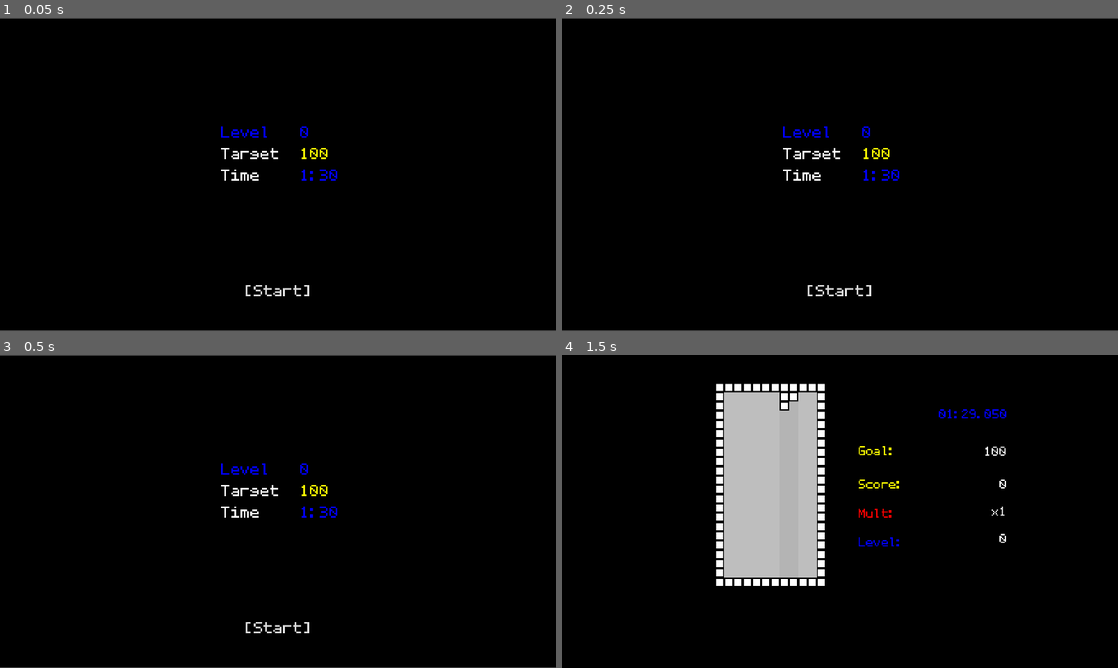
Above: before the commit, frames 1-4 (two rows, left to right).
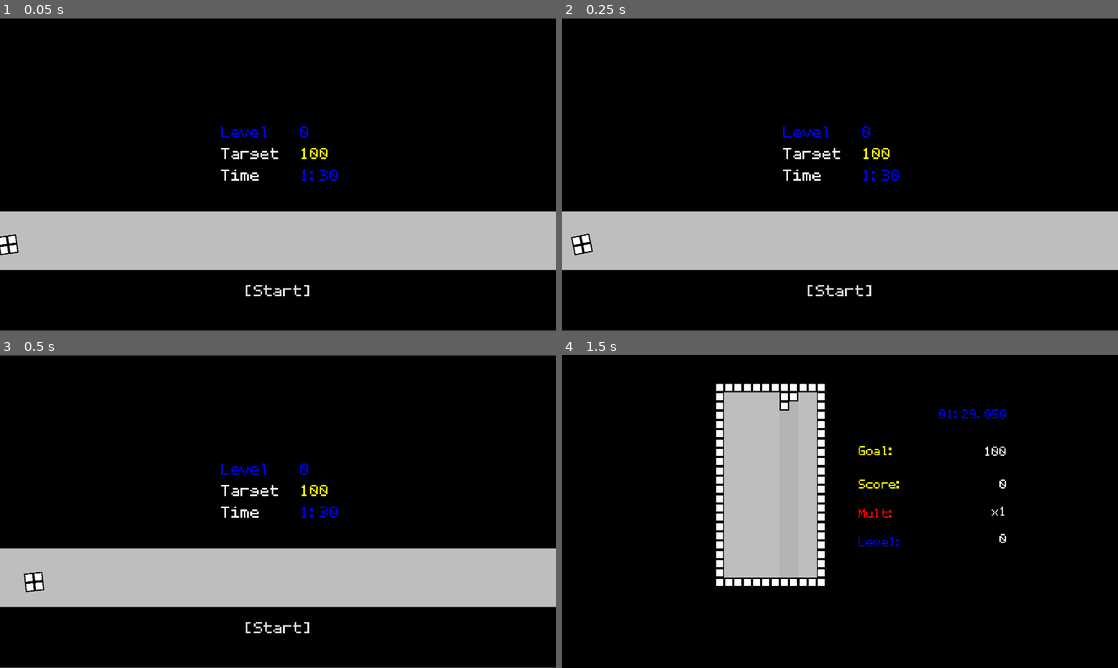
Above: after the commit, the same moments.

Repository: AsgerHB/create-jam-spring-2025
Game: Godot game, scene res://Scenes/GetReadyScreen.tscn
The game is run twice, just before and just after one commit, with the same random seed, the same clock (stepped at 60 frames per second) and the same inputs. This scene is started directly instead of the project's main scene. Sound files missing from this copy of the repository are replaced by a short silence.
Inputs:
- Up to frame 1 (0.05 s): no input
- Up to frame 2 (0.25 s): no input
- Up to frame 3 (0.5 s): no input
- Up to frame 4 (1.5 s): click "[Start]" at 0.5 s; tap Enter at 1.25 s; hold Right (ui_right) from 1.28 s (still down)

The runs differ from the first frame. In frame 1, 19% of the frame differs, in the area x 0-100%, y 61-81%; in frame 2, 19%; in frame 3, 19%; in frame 4, nothing differs.

Commit message:
Show scrolling stash on "get ready" screen also

Diff:
--- /dev/null
+++ b/Prefabs/ScrollingMinos.tscn
@@ -0,0 +1,7 @@
+[gd_scene load_steps=2 format=3 uid="uid://d0e4h7e60xinr"]
+
+[ext_resource type="Script" uid="uid://33r5glsquigc" path="res://Scripts/end_screen_tetriminos.gd" id="1_m1bnw"]
+
+[node name="EndScreenTetriminos" type="Node2D"]
+script = ExtResource("1_m1bnw")
+scroll_speed = 200
--- a/Scenes/EndScreen.tscn
+++ b/Scenes/EndScreen.tscn
@@ -4,7 +4,7 @@
 [ext_resource type="Script" uid="uid://cb8yt3moiakpn" path="res://Scripts/Credits.gd" id="1_jrx8a"]
 [ext_resource type="Texture2D" uid="uid://bb72uply2u8hi" path="res://Sprites/Black.png" id="2_3gukv"]
 [ext_resource type="Theme" uid="uid://0guyg45mewl2" path="res://Theming/retro.tres" id="3_jh5rx"]
-[ext_resource type="Script" uid="uid://33r5glsquigc" path="res://Scripts/end_screen_tetriminos.gd" id="5_jh5rx"]
+[ext_resource type="PackedScene" uid="uid://d0e4h7e60xinr" path="res://Prefabs/ScrollingMinos.tscn" id="5_jh5rx"]
 [ext_resource type="Texture2D" uid="uid://dj7j4put16rls" path="res://Sprites/Gray.png" id="6_d234m"]
 
 [node name="EndScreen" type="Node2D"]
@@ -16,7 +16,7 @@
 texture = ExtResource("2_3gukv")
 
 [node name="Gray" type="Sprite2D" parent="."]
-position = Vector2(959.375, 762)
+position = Vector2(963, 762)
 scale = Vector2(9.55846, 0.838174)
 texture = ExtResource("6_d234m")
 
@@ -52,9 +52,7 @@
 theme_override_font_sizes/font_size = 90
 text = "[Return to Menu]"
 
-[node name="EndScreenTetriminos" type="Node2D" parent="."]
+[node name="ScrollingMinos" parent="." instance=ExtResource("5_jh5rx")]
 position = Vector2(-62, 762)
-script = ExtResource("5_jh5rx")
-scroll_speed = 200
 
 [connection signal="pressed" from="Interactive/BackButton" to="Interactive" method="_on_back_button_pressed"]
--- a/Scenes/GetReadyScreen.tscn
+++ b/Scenes/GetReadyScreen.tscn
@@ -1,7 +1,9 @@
-[gd_scene load_steps=4 format=3 uid="uid://b4f5w76p72kpr"]
+[gd_scene load_steps=6 format=3 uid="uid://b4f5w76p72kpr"]
 
 [ext_resource type="Script" uid="uid://7c536jhjo1mq" path="res://Scripts/GetReadyScreen.gd" id="1_4rw7v"]
 [ext_resource type="Texture2D" uid="uid://bb72uply2u8hi" path="res://Sprites/Black.png" id="2_s4yfr"]
+[ext_resource type="Texture2D" uid="uid://dj7j4put16rls" path="res://Sprites/Gray.png" id="3_4rw7v"]
+[ext_resource type="PackedScene" uid="uid://d0e4h7e60xinr" path="res://Prefabs/ScrollingMinos.tscn" id="3_peiy7"]
 [ext_resource type="Theme" uid="uid://0guyg45mewl2" path="res://Theming/retro.tres" id="4_uecyn"]
 
 [node name="GetReadyScreen" type="Node2D"]
@@ -11,6 +13,14 @@
 position = Vector2(958.5, 539.5)
 scale = Vector2(120.188, 67.1875)
 texture = ExtResource("2_s4yfr")
+
+[node name="Gray" type="Sprite2D" parent="."]
+position = Vector2(961, 769)
+scale = Vector2(9.55846, 0.838174)
+texture = ExtResource("3_4rw7v")
+
+[node name="EndScreenTetriminos" parent="." instance=ExtResource("3_peiy7")]
+position = Vector2(-3, 769)
 
 [node name="Stats" type="RichTextLabel" parent="."]
 offset_left = 764.0
--- a/Scripts/end_screen.gd
+++ b/Scripts/end_screen.gd
@@ -2,10 +2,7 @@
 
 @onready var stats: RichTextLabel = $"/root/EndScreen/Stats"
 @onready var tetrimino_container: Node2D = $"EndScreenTetriminos"
-const tetriminos_prefab: PackedScene = preload("res://Prefabs/Tetriminos.tscn")
 
-const CELL_SIZE: int = 32
-@export var tetrimino_spacing = CELL_SIZE*3
 
 func _on_back_button_pressed() -> void:
 	get_tree().change_scene_to_file("res://Scenes/Main Menu.tscn")
@@ -15,13 +12,3 @@
 	stats.text = ("You reached level [color=blue]" + str(CurrentRun.level) + "[/color]!\n" +
 				  "You scored a total of [color=yellow]" + str(CurrentRun.accumulated_score) + "[/color]!\n" +
 				  "Your highest score was [color=yellow]" + str(CurrentRun.highest_score) + "[/color]")
-
-	var position = Vector2(0, 0)
-	for t in CurrentRun.stash:
-		var tetrimino = tetriminos_prefab.instantiate()
-		tetrimino_container.add_child(tetrimino)
-		tetrimino.setup(t)
-		tetrimino.position = position
-		var w = t.get_width()
-		position.x += w*CELL_SIZE + tetrimino_spacing
-	tetrimino_container.initialize()
--- a/Scripts/end_screen_tetriminos.gd
+++ b/Scripts/end_screen_tetriminos.gd
@@ -1,5 +1,7 @@
 extends Node2D
 class_name EndScreenTetriminos
+@export var show_every:int = 1
+@export var show_offset:int = 0
 @export var scroll_speed = 1 # Rate at which to scroll tetriminos
 @export var reset_at = 1920 # Position after which to reset to
 @onready var initial_position = transform.x
@@ -7,7 +9,26 @@
 @export var rotation_rate = 4 # How quickly they rotate
 @export var rotation_multiplier = 0.2 # Set to less than 1 to make them just wiggle a little.
 
-func initialize() -> void:
+const CELL_SIZE: int = 32
+@export var tetrimino_spacing = CELL_SIZE*3
+
+const tetriminos_prefab: PackedScene = preload("res://Prefabs/Tetriminos.tscn")
+
+func _ready() -> void:
+	# Spawn the thangs
+	var next = Vector2(0, 0)
+	var i = 0
+	for t in CurrentRun.stash:
+		i += 1
+		if (i + show_offset) % show_every != 0:
+			continue
+		var tetrimino = tetriminos_prefab.instantiate()
+		add_child(tetrimino)
+		tetrimino.setup(t)
+		tetrimino.position = next
+		var w = t.get_width()
+		next.x += w*CELL_SIZE + tetrimino_spacing
+
 	# Move initial position so it starts by only showing the last tetrimino
 	var furthest_child_x = 0
 	for child in get_children():
Not shown: 1 places in Prefabs/tetris_game.tscn that only renumber resources
Not shown: 1 places in Scenes/Selector.tscn that only renumber resources
